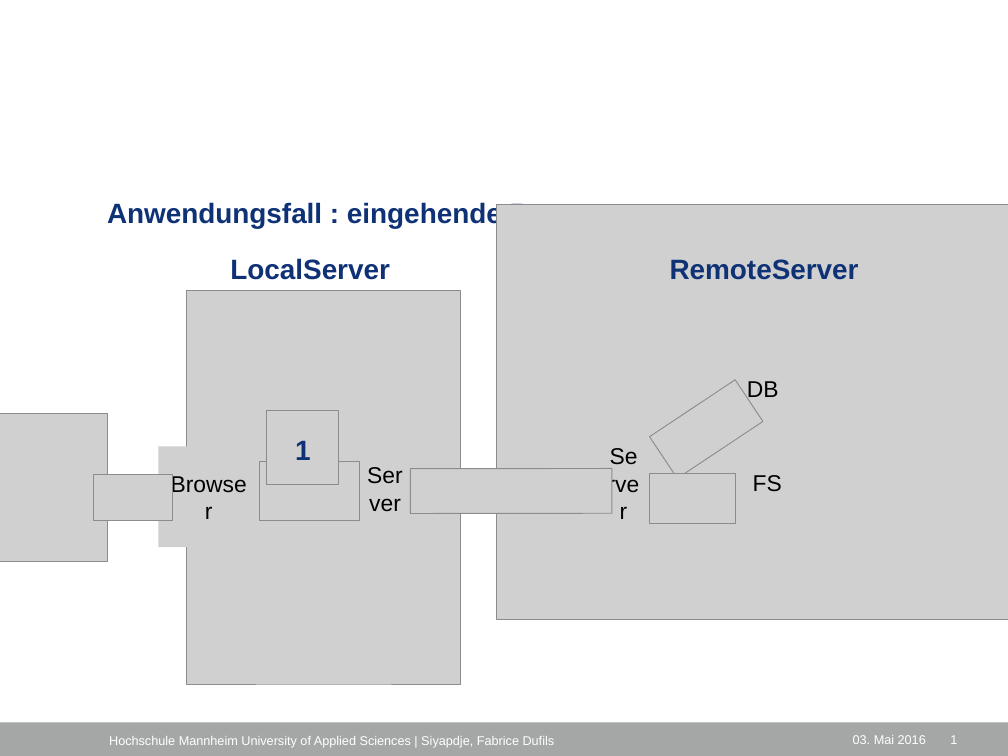
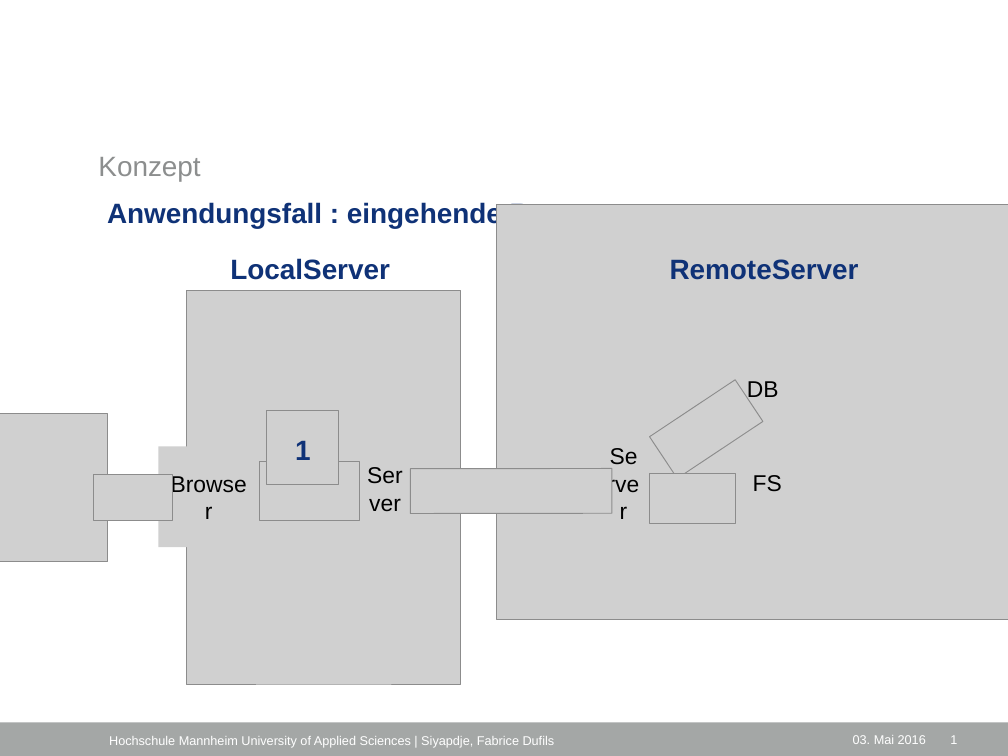
Before and after one commit to fab-du/documentations, a slide deck: slide 10 of vortrag/Untitled 1.odp (slide 11 before the commit). Drawn at 1008x756 pixels with LibreOffice and Linux fonts; fonts in the diff are those of the drawing; grey boxes stand for pictures; background and template pictures are left out. Boxes give left, top, right and bottom in pixels: in the first picture for what was removed or moved away, otherwise in the second. Text is boxed around its words. In the diff, an @@ line names an element or a change of style, - is before the commit and + after.

```diff
--- a/vortrag/Untitled 1.odp
+++ b/vortrag/Untitled 1.odp
@@ text added at [98, 157, 200, 181], 22 pt, text #8C8E8E @@
+Konzept
```
Also in this commit, not shown: 16 other slides changed, 1 slide removed, 1 other file.
